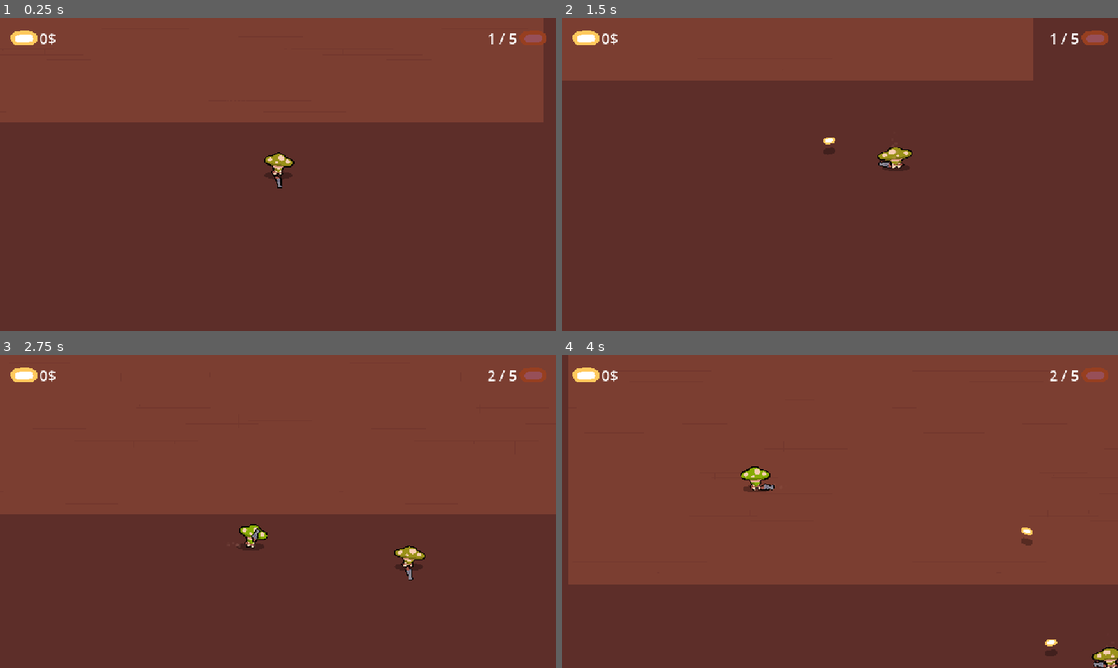
Above: before the commit, frames 1-4 (two rows, left to right).
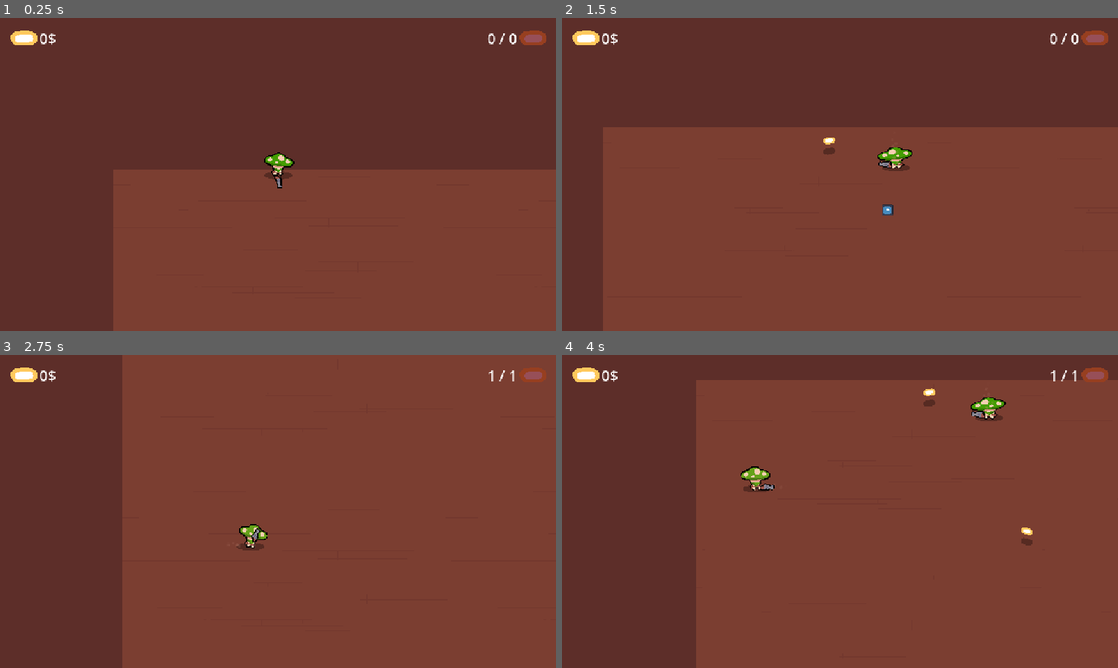
Above: after the commit, the same moments.

Repository: orbital-mage/gmtk-2025
Game: Godot game, scene res://game/arena.tscn
The game is run twice, just before and just after one commit, with the same random seed, the same clock (stepped at 60 frames per second) and the same inputs. The engine's default icon, where the game draws it, is replaced by a stand-in: a white triangle on a blue panel in a dark square.
Inputs (mouse positions are in pixels of both pictures, inside the frame that each line leads up to):
- Up to frame 1 (0.25 s): no input
- Up to frame 2 (1.5 s): move the mouse to (962, 158) at 0.52 s; press the mouse at (962, 158) at 0.53 s; hold D (right) 0.53-1.28 s; move the mouse to (728, 190) at 1.27 s; release the mouse at (728, 190) at 1.28 s; hold S (down) from 1.28 s (still down); click (728, 190) at 1.35 s
- Up to frame 3 (2.75 s): move the mouse to (333, 442) at 2.02 s; release S (down) at 2.03 s; press the mouse at (333, 442) at 2.03 s; hold D (right) from 2.03 s (still down)
- Up to frame 4 (4 s): move the mouse to (812, 574) at 2.77 s; release D (right) at 2.78 s; release the mouse at (812, 574) at 2.78 s; hold W (up) 2.78-3.53 s; click (812, 574) at 2.85 s; move the mouse to (1006, 558) at 3.52 s; press the mouse at (1006, 558) at 3.53 s; hold A (left) from 3.53 s (still down)

The runs differ from the first frame. In frame 1, 72% of the frame differs, in the area x 0-100%, y 0-100%; in frame 2, 76%; in frame 3, 48%; in frame 4, 43%.

Commit message:
round numbers

Diff:
--- a/game/arena.gd
+++ b/game/arena.gd
@@ -7,6 +7,7 @@
 var clones: Array[Clone] = []
 var bullets: Array[Bullet] = []
 var player_clone: Clone
+var living_clones := 0
 
 @onready var round_timer: Timer = $RoundTimer
 @onready var powerup_timer: Timer = $PowerupTimer
@@ -30,6 +31,8 @@
 	if clone == player_clone:
 		_finish_round()
 	else:
+		living_clones -= 1
+		_clones_changed()
 		remove_child.call_deferred(clone)
 
 		if _is_player_alone():
@@ -43,11 +46,13 @@
 	round_timer.stop()
 	clones.append(player_clone)
 	_clear_bullets()
-	Game.next_round()
 
 	_replay()
 
 func _replay() -> void:
+	living_clones = clones.size()
+	_clones_changed()
+
 	_new_clone()
 
 	for clone in clones:
@@ -83,3 +88,6 @@
 
 func _random_direction() -> Vector2:
 	return Vector2.from_angle(randf_range(0, 2 * PI))
+
+func _clones_changed() -> void:
+	Arena.clones_changed.emit(clones.size(), living_clones)
--- a/game/arena.tscn
+++ b/game/arena.tscn
@@ -50,5 +50,42 @@
 
 [node name="GameOverlay" parent="UI" instance=ExtResource("3_y5byq")]
 
+[node name="PausedOverlay" type="ColorRect" parent="UI"]
+process_mode = 2
+visible = false
+anchors_preset = 15
+anchor_right = 1.0
+anchor_bottom = 1.0
+grow_horizontal = 2
+grow_vertical = 2
+color = Color(0.156863, 0.156863, 0.156863, 0.352941)
+
+[node name="MarginContainer" type="MarginContainer" parent="UI/PausedOverlay"]
+layout_mode = 1
+anchors_preset = 15
+anchor_right = 1.0
+anchor_bottom = 1.0
+grow_horizontal = 2
+grow_vertical = 2
+theme_override_constants/margin_top = 160
+theme_override_constants/margin_bottom = 100
+
+[node name="VBoxContainer" type="VBoxContainer" parent="UI/PausedOverlay/MarginContainer"]
+layout_mode = 2
+
+[node name="Title" type="Label" parent="UI/PausedOverlay/MarginContainer/VBoxContainer"]
+layout_mode = 2
+size_flags_vertical = 0
+theme_override_font_sizes/font_size = 32
+text = "Pay The Fee"
+horizontal_alignment = 1
+
+[node name="Button" type="Button" parent="UI/PausedOverlay/MarginContainer/VBoxContainer"]
+custom_minimum_size = Vector2(100, 0)
+layout_mode = 2
+size_flags_horizontal = 4
+size_flags_vertical = 6
+text = "- 5$"
+
 [connection signal="timeout" from="RoundTimer" to="." method="_on_round_timeout"]
 [connection signal="timeout" from="PowerupTimer" to="." method="_on_powerup_timeout"]
--- /dev/null
+++ b/game/arena_state.gd
@@ -0,0 +1,3 @@
+extends Node
+
+signal clones_changed(total: int, living: int)
--- a/game/game.gd
+++ /dev/null
@@ -1,9 +0,0 @@
-extends Node
-
-signal new_round
-
-var round_number := 1
-
-func next_round() -> void:
-	round_number += 1
-	new_round.emit()
--- a/project.godot
+++ b/project.godot
@@ -18,7 +18,7 @@
 [autoload]
 
 Player="*res://game/player.gd"
-Game="*res://game/game.gd"
+Arena="*res://game/arena_state.gd"
 
 [display]
 
--- a/ui/game_overlay.tscn
+++ b/ui/game_overlay.tscn
@@ -45,7 +45,7 @@
 
 [node name="Label" type="Label" parent="Round"]
 layout_mode = 2
-text = "1 / 5"
+text = "0 / 0"
 label_settings = SubResource("LabelSettings_4fuuu")
 script = ExtResource("3_ff03c")
 
--- a/ui/round_label.gd
+++ b/ui/round_label.gd
@@ -1,7 +1,7 @@
 extends Label
 
 func _ready() -> void:
-	Game.new_round.connect(_on_new_round)
+	Arena.clones_changed.connect(_on_clones_changed)
 
-func _on_new_round() -> void:
-	text = "%s / 5" % ((Game.round_number - 1) % 5 + 1)
+func _on_clones_changed(total: int, living: int) -> void:
+	text = "%s / %s" % [living, total]
Not shown, added: game/arena_state.gd.uid
Not shown, removed: game/game.gd.uid
